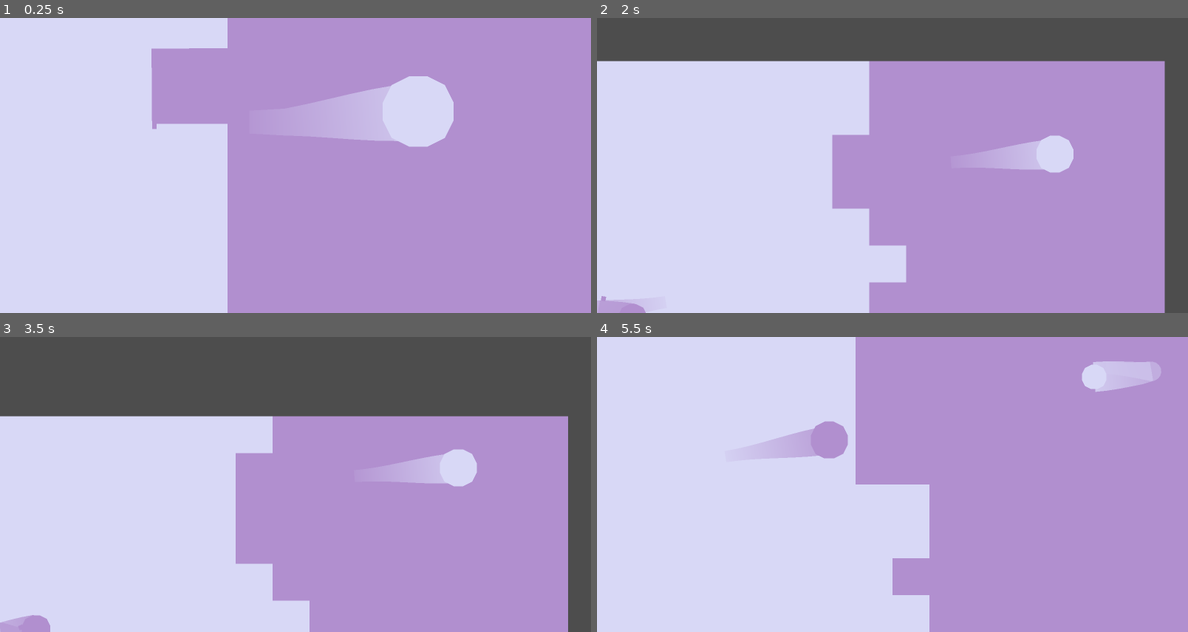
Above: before the commit, frames 1-4 (two rows, left to right).
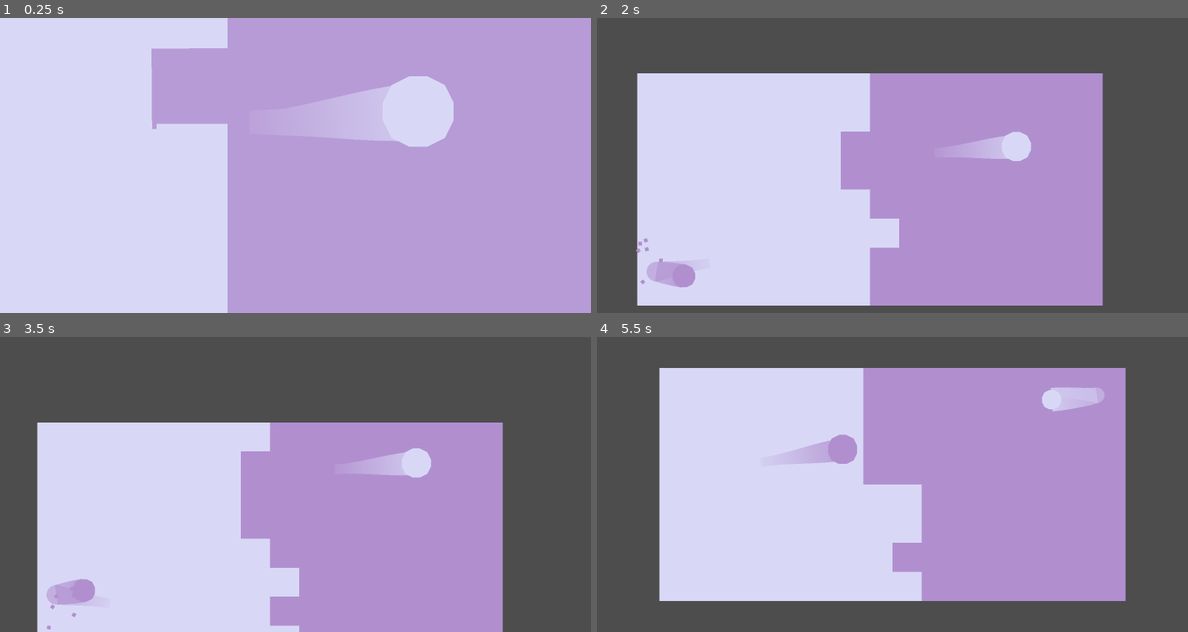
Above: after the commit, the same moments.

Repository: Nrojt/HHS-Game-Dev-Minor
Game: Godot game, scene res://game/game.tscn
The game is run twice, just before and just after one commit, with the same random seed, the same clock (stepped at 60 frames per second) and the same inputs.
Inputs:
- Up to frame 1 (0.25 s): no input
- Up to frame 2 (2 s): no input
- Up to frame 3 (3.5 s): no input
- Up to frame 4 (5.5 s): no input

The runs differ from the first frame. In frame 2, 25% of the frame differs, in the area x 0-97%, y 14-100%; in frame 3, 19%; in frame 4, 42%, in the area x 0-100%, y 0-100%.

Commit message:
feat: added more camera effects

Diff:
--- a/e&s-gold-2-bouncy/ball/ball.gd
+++ b/e&s-gold-2-bouncy/ball/ball.gd
@@ -83,9 +83,14 @@
 		if collision.get_collider() is Tile:
 			if effect_camera:
 				effect_camera.trigger_zoom.emit(tile_collision_zoom, self)
-				effect_camera.add_trauma(tile_collision_trauma)
+				effect_camera.trigger_trauma.emit(tile_collision_trauma)
+				var colour: Color = colour_ball_one if is_ball_one else colour_ball_two
+				effect_camera.trigger_flash.emit(colour, 0.3)
 			collision.get_collider().toggle(self)
 		else:
+			if effect_camera:
+				effect_camera.trigger_drift.emit(10, 0.2)
+				effect_camera.trigger_elastic_zoom.emit(0.8, 0.5)
 			_shrink_temporarily()
 
 func _shrink_temporarily() -> void:
--- a/e&s-gold-2-bouncy/game/effect_camera.gd
+++ b/e&s-gold-2-bouncy/game/effect_camera.gd
@@ -3,54 +3,136 @@
 
 signal trigger_trauma(amount: float)
 signal trigger_zoom(duration: float, target: Node2D)
+signal trigger_flash(color: Color, duration: float)
+signal trigger_drift(strength: float, duration: float)
+signal trigger_elastic_zoom(target_scale: float, duration: float)
+
 @export_group("Screen Shake")
 @export var decay: float = 1.5
 @export var max_offset: Vector2 = Vector2(32, 24)
 @export var max_roll: float = 0.05
 @export var trauma_power: float = 1.5
 @export var noise_frequency: float = 5.0
+
 @export_group("Zoom Effect")
 @export var target_zoom_level: float = 2.0
 @export var zoom_speed: float = 2.2
 
-var trauma: float         =  0.0
-var _noise                := FastNoiseLite.new()
-var _noise_seed: float    =  0.0
-var _target_zoom: Vector2 =  Vector2.ONE
+@export_group("Screen Flash")
+@export var flash_layer: int = 10
+
+@export_group("Recoil")
+@export var recoil_decay: float = 3.0
+
+@export_group("Drift")
+@export var drift_frequency: float = 0.5
+
+@export_group("Pulse")
+@export var pulse_base_zoom: float = 1.0
+
+var trauma: float = 0.0
+var _noise := FastNoiseLite.new()
+var _noise_seed: float = 0.0
+var _target_zoom: Vector2 = Vector2.ONE
 
 var _zoom_in_tween: Tween
 var _zoom_out_tween: Tween
 var _original_zoom: Vector2
 var _original_position: Vector2
 
+var _flash_rect: ColorRect
+var _recoil_offset: Vector2 = Vector2.ZERO
+var _drift_time: float = 0.0
+var _drift_strength: float = 0.0
+var _pulse_time: float = 0.0
+var _pulse_intensity: float = 0.0
+var _pulse_frequency: float = 0.0
+var _pulse_duration: float = 0.0
+var _base_zoom: Vector2
+var _elastic_tween: Tween
+
 
 func _ready() -> void:
-	trigger_trauma.connect(add_trauma)
+	trigger_trauma.connect(_add_trauma)
 	trigger_zoom.connect(_zoom_effect)
+	trigger_flash.connect(_flash_effect)
+	trigger_drift.connect(_drift_effect)
+	trigger_elastic_zoom.connect(_elastic_zoom_effect)
+
 	_target_zoom = Vector2.ONE
 	_original_zoom = zoom
 	_original_position = global_position
+	_base_zoom = zoom
+
 	_noise.seed = randi()
 	_noise.frequency = noise_frequency
 
+	_setup_flash_overlay()
+
 
 func _process(delta: float) -> void:
+	var total_offset: Vector2 = Vector2.ZERO
+
 	if trauma > 0.0:
 		trauma = max(trauma - decay * delta, 0.0)
-		_shake(delta)
-	else:
-		offset = Vector2.ZERO
-		rotation = 0.0
+		total_offset += _calculate_shake()
+
+	if _recoil_offset.length() > 0.1:
+		_recoil_offset = _recoil_offset.move_toward(Vector2.ZERO, recoil_decay * delta * 100)
+		total_offset += _recoil_offset
+
+	if _drift_strength > 0.0:
+		_drift_time += delta
+		var drift_x: float = sin(_drift_time * drift_frequency) * _drift_strength
+		var drift_y: float = cos(_drift_time * drift_frequency * 1.3) * _drift_strength * 0.7
+		total_offset += Vector2(drift_x, drift_y)
+
+	if _pulse_duration > 0.0:
+		_pulse_time += delta
+		_pulse_duration -= delta
+		var pulse_factor: float = sin(_pulse_time * _pulse_frequency * TAU) * _pulse_intensity
+		zoom = _base_zoom + Vector2(pulse_factor, pulse_factor)
+
+		if _pulse_duration <= 0.0:
+			zoom = _base_zoom
+
+	offset = total_offset
+
+	if trauma <= 0.0 and _recoil_offset.length() <= 0.1:
+		if _pulse_duration <= 0.0:
+			rotation = 0.0
 
 
-func _shake(delta: float) -> void:
-	var amount: float  = pow(trauma, trauma_power)
-	_noise_seed += delta
-	var shake_x        = _noise.get_noise_1d(_noise_seed) * max_offset.x * amount
-	var shake_y        = _noise.get_noise_1d(_noise_seed + 100) * max_offset.y * amount
+func _calculate_shake() -> Vector2:
+	var amount: float = pow(trauma, trauma_power)
+	_noise_seed += get_process_delta_time()
+	var shake_x = _noise.get_noise_1d(_noise_seed) * max_offset.x * amount
+	var shake_y = _noise.get_noise_1d(_noise_seed + 100) * max_offset.y * amount
 	var shake_rotation = _noise.get_noise_1d(_noise_seed + 200) * max_roll * amount
-	offset = Vector2(shake_x, shake_y)
 	rotation = shake_rotation
+	return Vector2(shake_x, shake_y)
+
+
+func _setup_flash_overlay() -> void:
+	_flash_rect = ColorRect.new()
+	_flash_rect.color = Color.TRANSPARENT
+	_flash_rect.mouse_filter = Control.MOUSE_FILTER_IGNORE
+	_flash_rect.z_index = flash_layer
+	get_viewport().call_deferred("add_child", _flash_rect)
+
+	var update_flash_size = func():
+		if _flash_rect and is_instance_valid(_flash_rect) and _flash_rect.get_parent():
+			_flash_rect.size = get_viewport().get_visible_rect().size
+			_flash_rect.position = Vector2.ZERO
+
+	# Defer this connection as well, or call it after _flash_rect is added
+	call_deferred("connect_flash_size_updater", update_flash_size)
+
+
+func connect_flash_size_updater(callable_func: Callable) -> void:
+	callable_func.call() # Initial call
+	if get_viewport():
+		get_viewport().size_changed.connect(callable_func)
 
 
 func _zoom_effect(duration: float, target: Node2D) -> void:
@@ -60,7 +142,7 @@
 		_zoom_out_tween.kill()
 
 	var target_zoom_vector: Vector2 = Vector2(target_zoom_level, target_zoom_level)
-	var target_position: Vector2    = target.global_position
+	var target_position: Vector2 = target.global_position
 
 	var is_already_zoomed: bool = zoom.x > _original_zoom.x * 1.01
 
@@ -76,5 +158,37 @@
 	_zoom_out_tween.tween_property(self, "global_position", _original_position, duration).set_delay(duration + zoom_out_delay)
 
 
-func add_trauma(amount: float) -> void:
+func _flash_effect(color: Color, duration: float) -> void:
+	if not _flash_rect or not is_instance_valid(_flash_rect):
+		return
+
+	_flash_rect.color = color
+	var tween: Tween = create_tween()
+	tween.tween_property(_flash_rect, "color:a", 0.0, duration)
+
+
+func _drift_effect(strength: float, duration: float) -> void:
+	_drift_strength = strength
+
+	var tween: Tween = create_tween()
+	tween.tween_method(func(value: float): _drift_strength = value, strength, 0.0, duration)
+
+
+func _elastic_zoom_effect(target_scale: float, duration: float) -> void:
+	if _elastic_tween and _elastic_tween.is_valid():
+		_elastic_tween.kill()
+
+	var target_zoom_vec: Vector2 = Vector2(target_scale, target_scale)
+
+	_elastic_tween = create_tween()
+	_elastic_tween.tween_property(self, "zoom", target_zoom_vec, duration * 0.6).set_trans(Tween.TRANS_BACK).set_ease(Tween.EASE_OUT)
+	_elastic_tween.tween_property(self, "zoom", _original_zoom, duration * 0.4).set_trans(Tween.TRANS_ELASTIC).set_ease(Tween.EASE_OUT)
+
+
+func _add_trauma(amount: float) -> void:
 	trauma = clamp(trauma + amount, 0.0, 1.0)
+
+
+func _exit_tree() -> void:
+	if _flash_rect and is_instance_valid(_flash_rect):
+		_flash_rect.queue_free()
